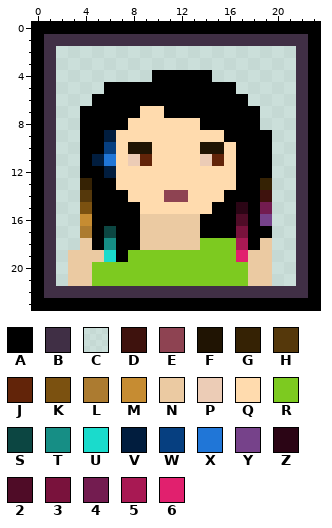
Two versions of one pixel-art sprite, sprites/graceportrait.png. The picture above is the old version.
The file is 24x24 pixels. Colours within 5 levels of each other are drawn and written as one.
Palette (. is transparent): A #000000  B #402f45  C #ffffff80  D #3e120d  E #8e4352  F #201403  G #352204  H #55380b  J #622409  K #7b5110  L #ac7b30  M #c68c32  N #ebcaa2  P #ecccb6  Q #ffdbae  R #7dca20  S #0c4642  T #168e85  U #1adbcc  V #011d3e  W #063f80  X #2076d7  Y #76428a  Z #2b0515  2 #4f0c27  3 #79123c  4 #731c50  5 #a81953  6 #e1206e
The same view after the edit:
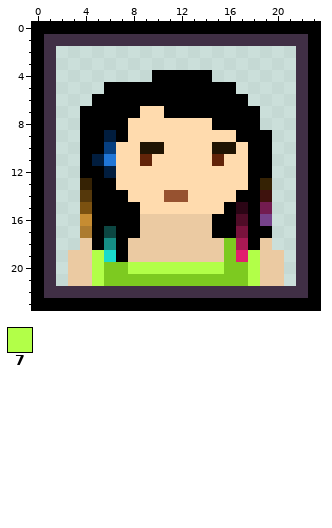
Colours new in this view: 7 #b2ff48
The exact change:
colour E: #8e4352 -> #975230
y 8: x 14 A -> Q
y 9: x 7 Q -> A; x 16 A -> Q
y 10: x 8 F -> Q; x 10 Q -> F; x 14 F -> Q; x 16..17 QA -> FQ
y 11: x 8 P -> Q; x 14 P -> Q; x 17 A -> Q
y 12..13: x 17 A -> Q
y 14: x 16 A -> Q
y 15: x 15 A -> Q
y 16..17: x 14 A -> N
y 18: x 8 A -> N; x 14..15 RR -> NN
y 19: x 5 N -> 7; x 8..15 RRRRRRRR -> NNNNNNNN; x 18 N -> 7; x 20 C -> N
y 20: x 5 R -> 7; x 8..15 RRRRRRRR -> 77777777; x 18 N -> 7; x 20 C -> N
y 21: x 5 R -> 7; x 18 N -> 7; x 20 C -> N
Pixel boxes of the changes (left, top, right, bottom) in both pictures:
changed: (92, 118, 284, 286)
